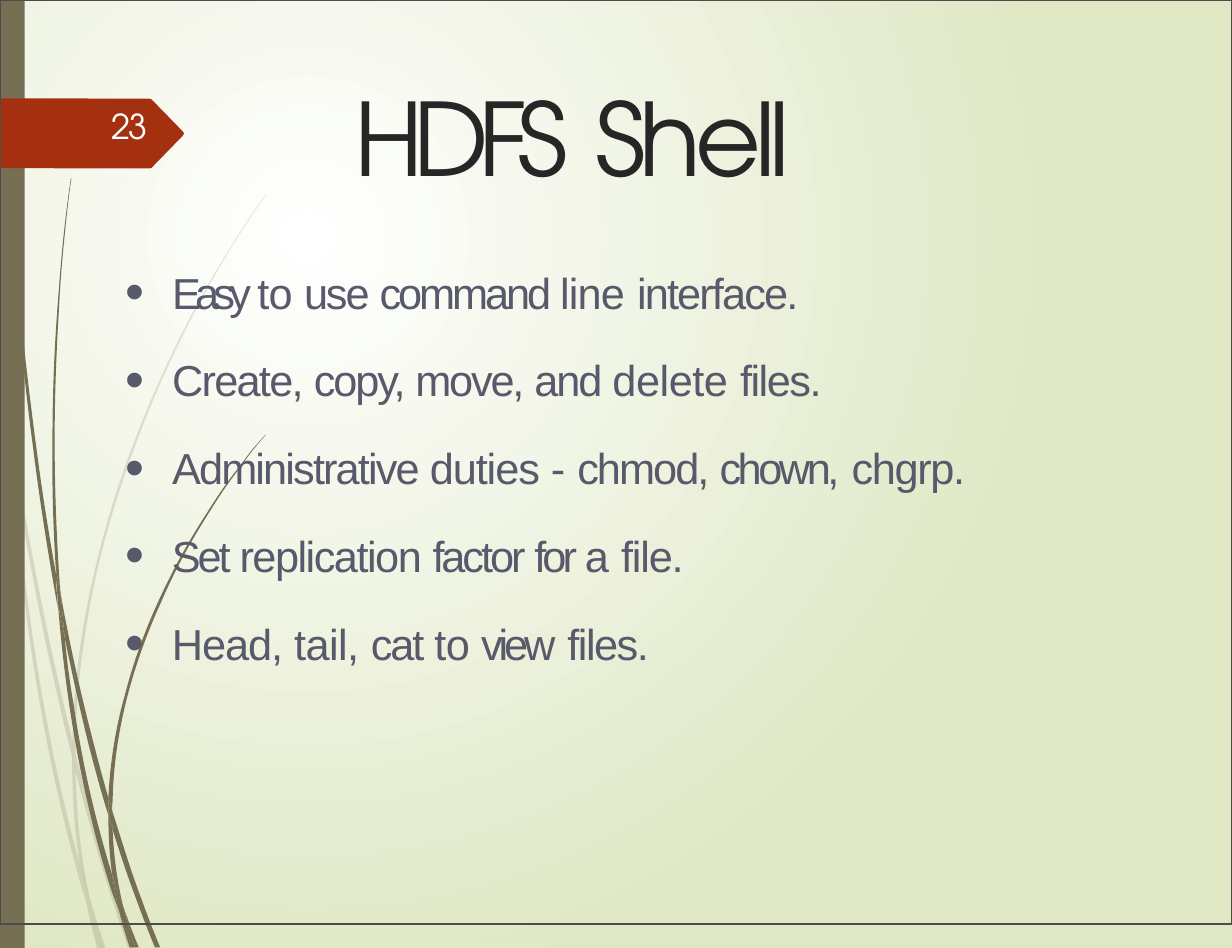
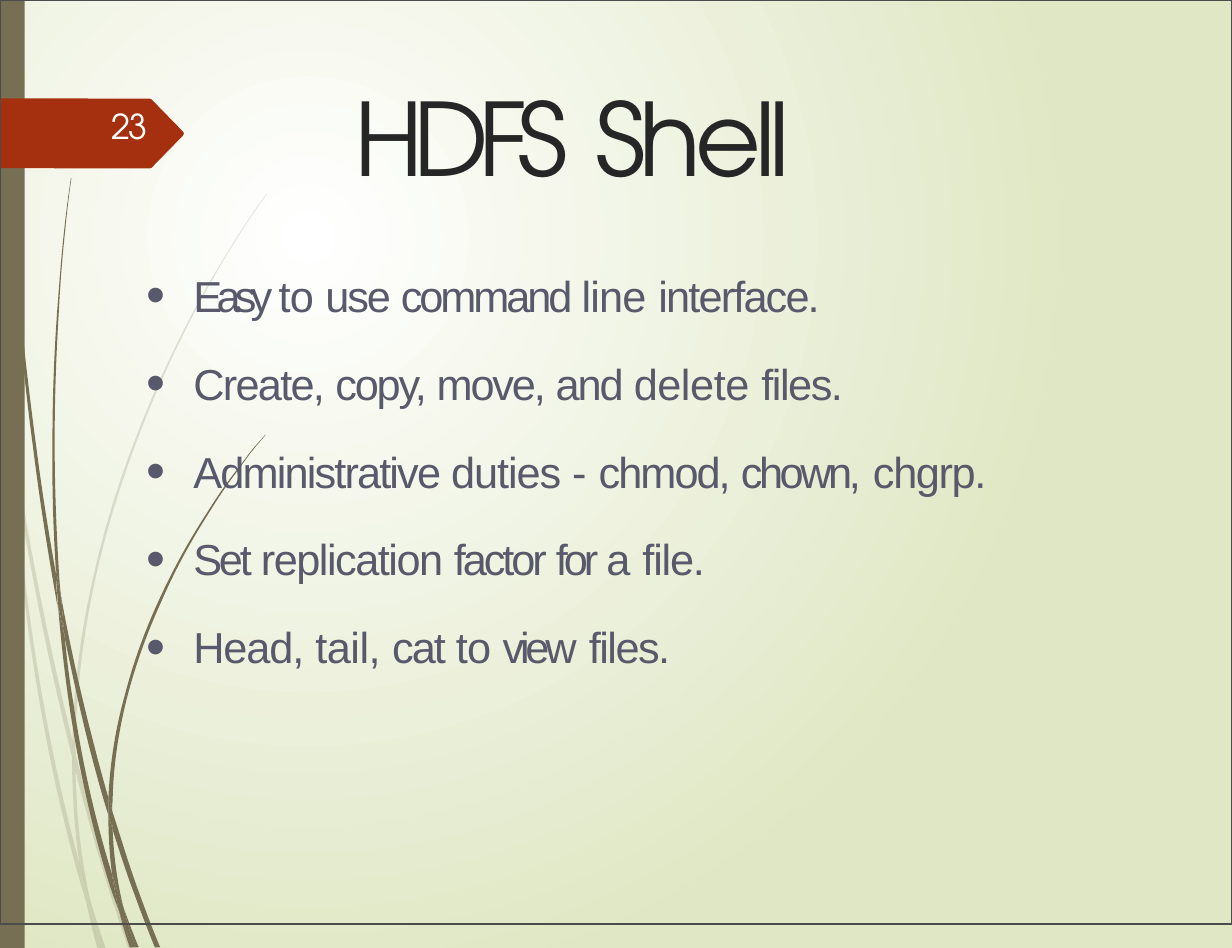
Before and after one commit to hariharanl/HadoopDevVagrant, a slide deck: slide 27 of 3.HDFS_MR/intro-to-hdfs-and-mapreduce.pptx. Drawn at 1232x948 pixels with LibreOffice and Linux fonts; fonts in the diff are those of the drawing. Boxes give left, top, right and bottom in pixels: in the first picture for what was removed or moved away, otherwise in the second. Text is boxed around its words. In the diff, an @@ line names an element or a change of style, - is before the commit and + after.

```diff
--- a/3.HDFS_MR/intro-to-hdfs-and-mapreduce.pptx
+++ b/3.HDFS_MR/intro-to-hdfs-and-mapreduce.pptx
@@ text "Easy to use command line ...": place and size @@
-text "Easy to use command line ..." at (172,277,965,666)
+text "Easy to use command line ..." at (193,280,986,669)
```
Also in this commit, not shown: 1 other file.
